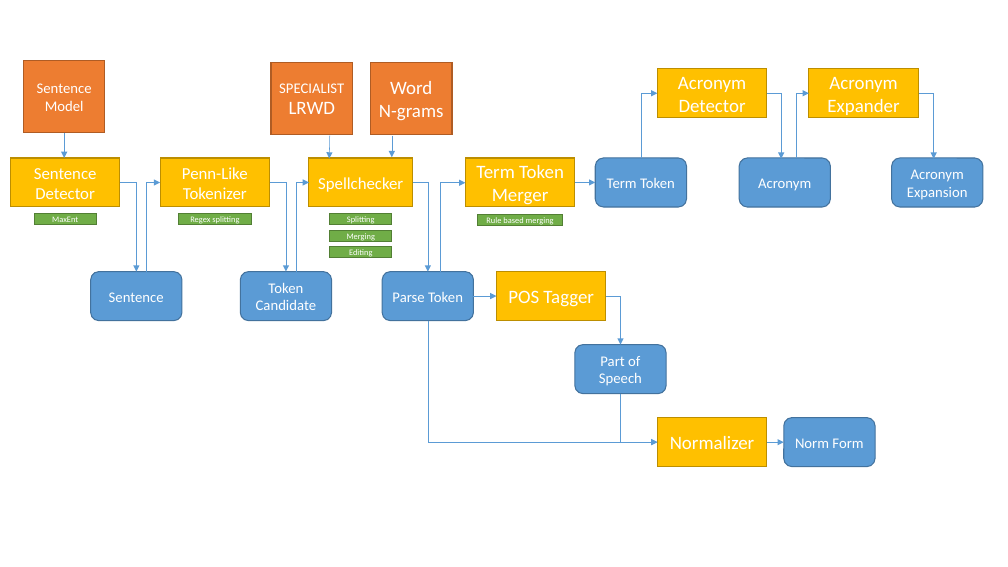
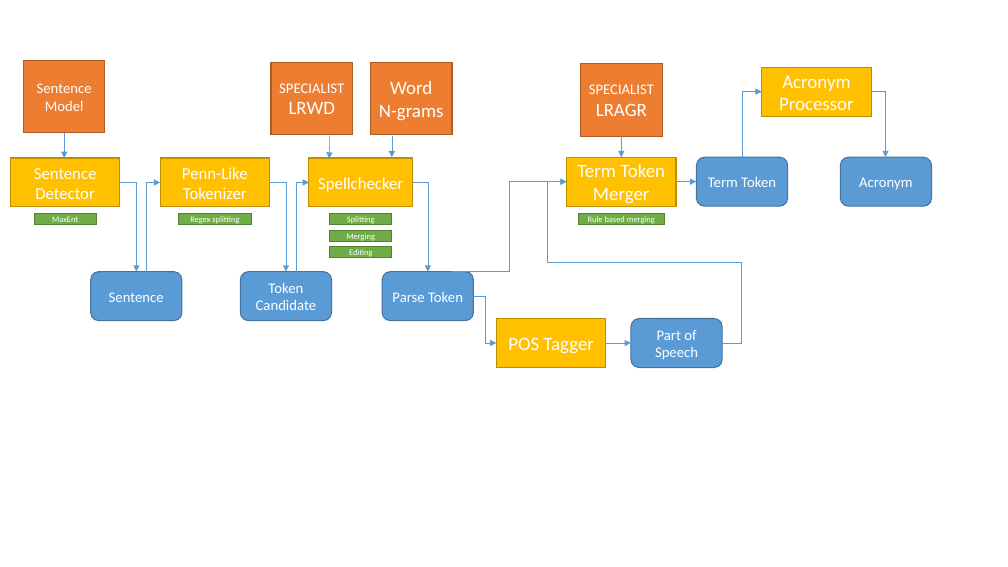
Before and after one commit to nlpie/biomedicus2, a slide deck: slide 1 of Pipeline.pptx. Drawn at 1008x567 pixels with LibreOffice and Linux fonts; fonts in the diff are those of the drawing. Boxes give left, top, right and bottom in pixels: in the first picture for what was removed or moved away, otherwise in the second. Text is boxed around its words. In the diff, an @@ line names an element or a change of style, - is before the commit and + after.

```diff
--- a/Pipeline.pptx
+++ b/Pipeline.pptx
@@ rectangle added at bbox=[581, 64, 662, 137], fill #ED7D31, outline #AF5C24 1 pt, 14 pt, text #FFFFFF @@
+SPECIALIST
+LRAGR
@@ rectangle "Acronym Processor": place and size @@
-rectangle "Acronym Processor" at bbox=[658, 69, 768, 118]
+rectangle "Acronym Processor" at bbox=[762, 67, 872, 116]
@@ text in rectangle at bbox=[779, 76, 854, 110]: text changed @@
-Acronym Detector
+Acronym Processor
@@ rectangle removed at bbox=[809, 69, 919, 118] @@
-Acronym Expander
@@ 2 rectangles, 2 rounded rectangles, 2 elbow arrows: place and size @@
-2 rectangles, 2 rounded rectangles, 2 elbow arrows at bbox=[466, 93, 831, 225]
+2 rectangles, 2 rounded rectangles, 2 elbow arrows at bbox=[566, 91, 932, 224]
@@ elbow arrow removed from (796, 158) to (809, 93) @@
@@ elbow arrow moved from (767, 93) - (781, 159) to (871, 91) - (885, 157) @@
@@ elbow arrow removed from (920, 93) to (934, 159) @@
@@ elbow arrow added from (622, 136) to (622, 157), #5B9BD5 0.5 pt @@
@@ rounded rectangle removed at bbox=[892, 158, 983, 207] @@
-Acronym
-Expansion
@@ elbow arrow moved from (440, 272) - (466, 183) to (452, 271) - (566, 181) @@
@@ elbow arrow moved from (428, 321) - (658, 442) to (722, 343) - (566, 181) @@
@@ elbow arrow moved from (473, 296) - (497, 296) to (473, 296) - (497, 343) @@
@@ elbow arrow removed from (606, 296) to (621, 345) @@
@@ rectangle "POS Tagger": place and size @@
-rectangle "POS Tagger" at bbox=[497, 271, 606, 321]
+rectangle "POS Tagger" at bbox=[497, 318, 606, 368]
@@ rounded rectangle "Part of Speech": place and size @@
-rounded rectangle "Part of Speech" at bbox=[575, 345, 666, 394]
+rounded rectangle "Part of Speech" at bbox=[631, 318, 723, 368]
@@ arrow added from (606, 343) to (631, 343), #5B9BD5 0.5 pt @@
@@ elbow arrow removed from (621, 394) to (658, 442) @@
@@ rectangle removed at bbox=[658, 417, 768, 467] @@
-Normalizer
@@ rounded rectangle removed at bbox=[784, 417, 876, 467] @@
-Norm Form
@@ elbow arrow removed from (767, 442) to (784, 442) @@
```
Also in this commit, not shown: 3 other files.
